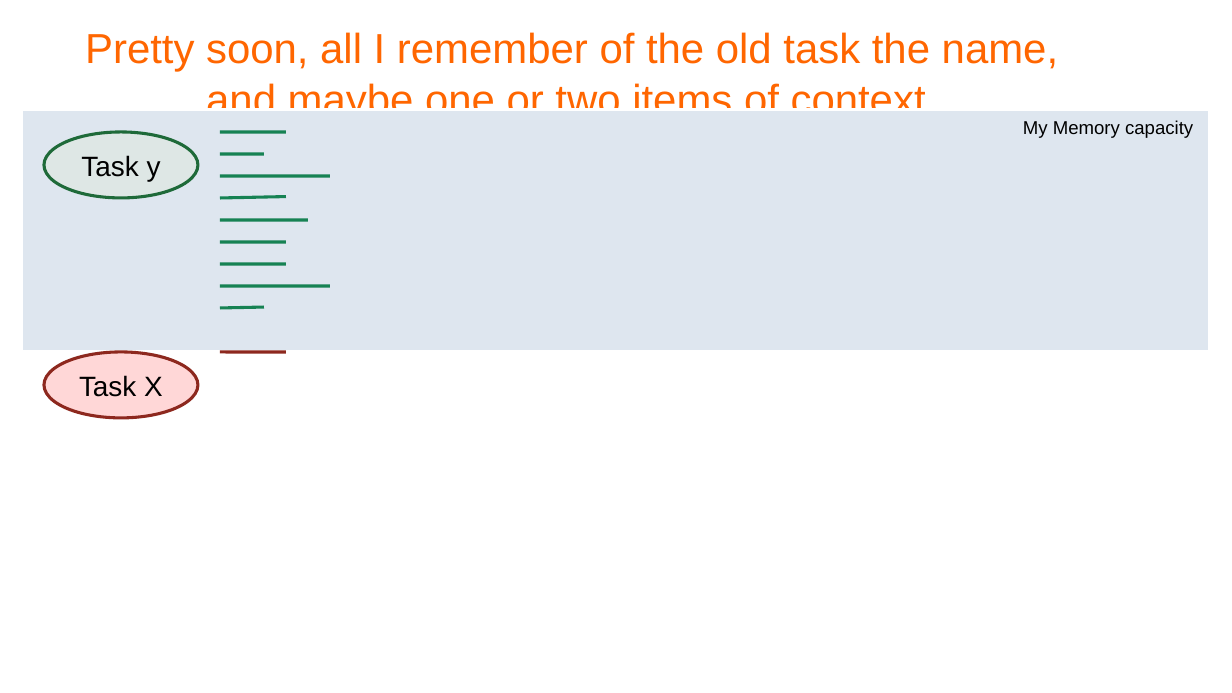
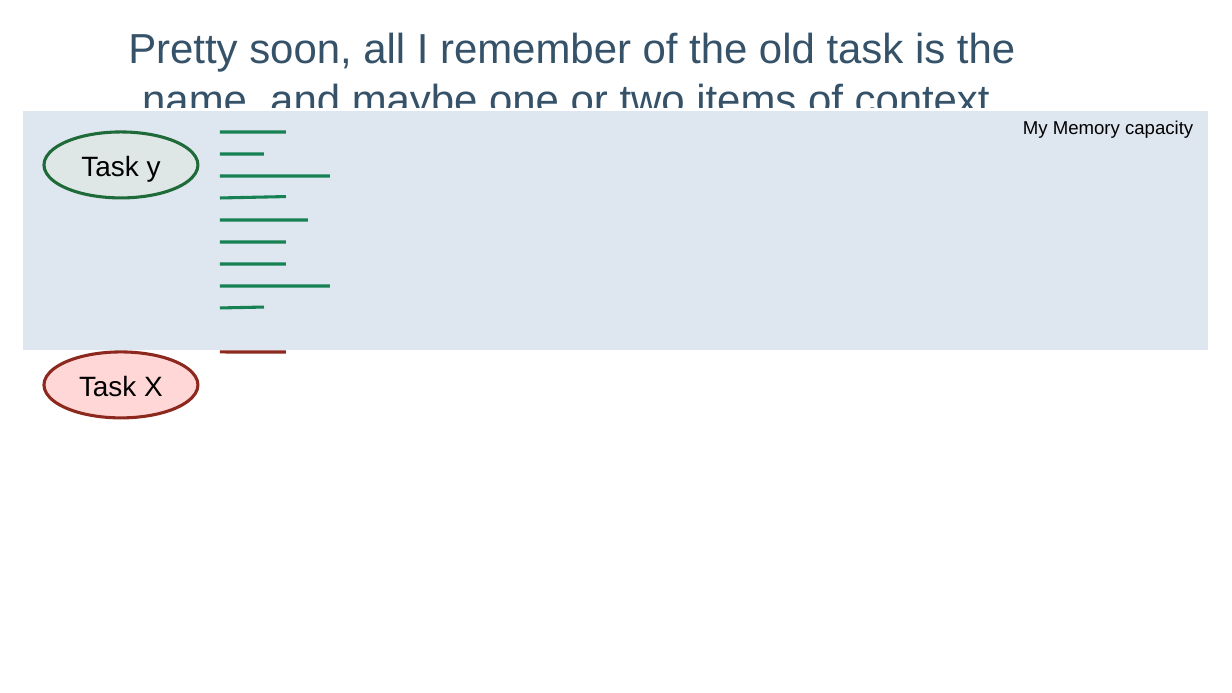
Before and after one commit to lelanthran/frame, a slide deck: slide 13 of docs/FrameIntroduction.odp. Drawn at 1232x693 pixels with LibreOffice and Linux fonts; fonts in the diff are those of the drawing; background and template pictures are left out. Boxes give left, top, right and bottom in pixels: in the first picture for what was removed or moved away, otherwise in the second. Text is boxed around its words. In the diff, an @@ line names an element or a change of style, - is before the commit and + after.

```diff
--- a/docs/FrameIntroduction.odp
+++ b/docs/FrameIntroduction.odp
@@ title at [128,32,1015,108]: text changed; text colour #FF6600 to #355269 @@
-Pretty soon, all I remember of the old task the name, and maybe one or two items of context.
+Pretty soon, all I remember of the old task is the name, and maybe one or two items of context.
```
Also in this commit, not shown: 47 other slides changed.
